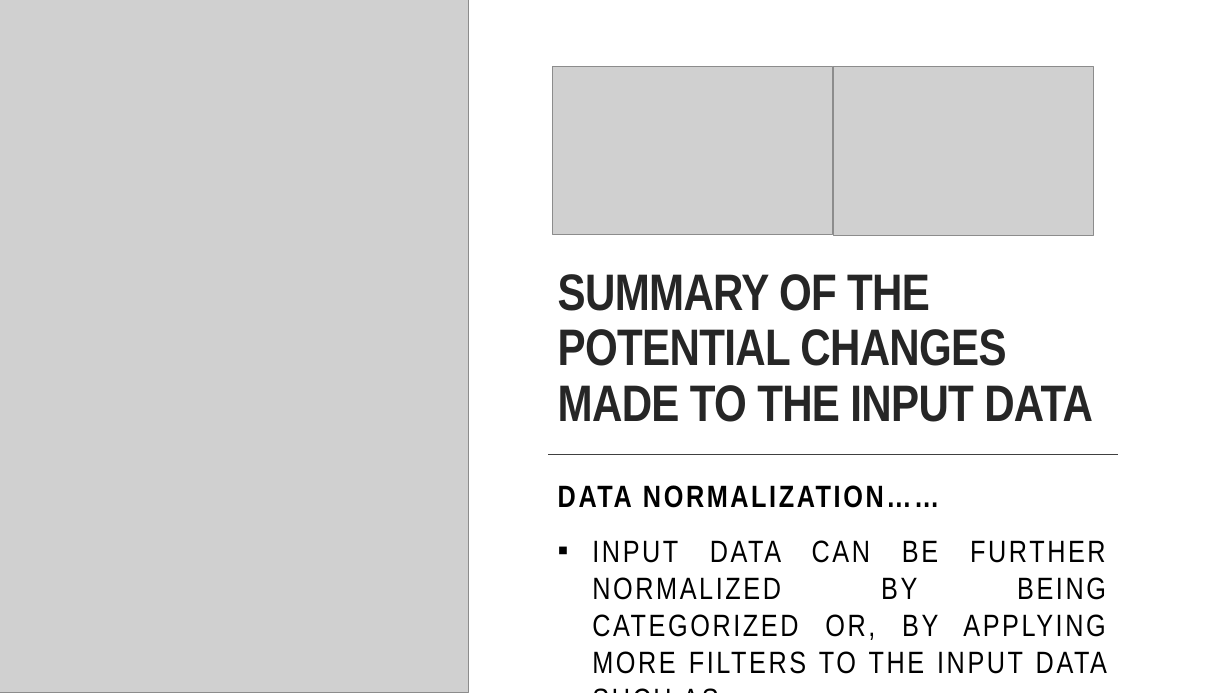
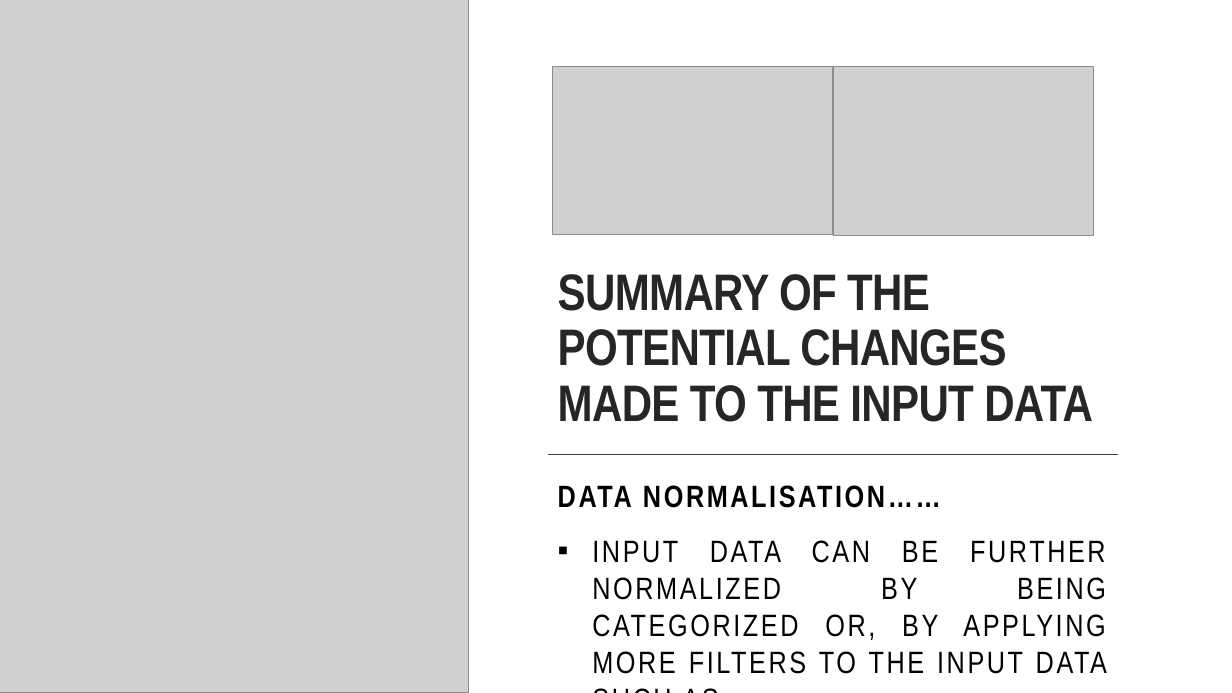
Before and after one commit to waqaszahick/Onedot, a slide deck: slide 13 of Data Task.pptx. Drawn at 1232x693 pixels with LibreOffice and Linux fonts; fonts in the diff are those of the drawing; grey boxes stand for pictures. Boxes give left, top, right and bottom in pixels: in the first picture for what was removed or moved away, otherwise in the second. Text is boxed around its words. In the diff, an @@ line names an element or a change of style, - is before the commit and + after.

```diff
--- a/Data Task.pptx
+++ b/Data Task.pptx
@@ subtitle at (x1=558, y1=485, x2=941, y2=508): text changed @@
-DATA NORMALIZATION……
+DATA NORMALISATION……
```
Also in this commit, not shown: 4 other slides changed, 4 other files.
